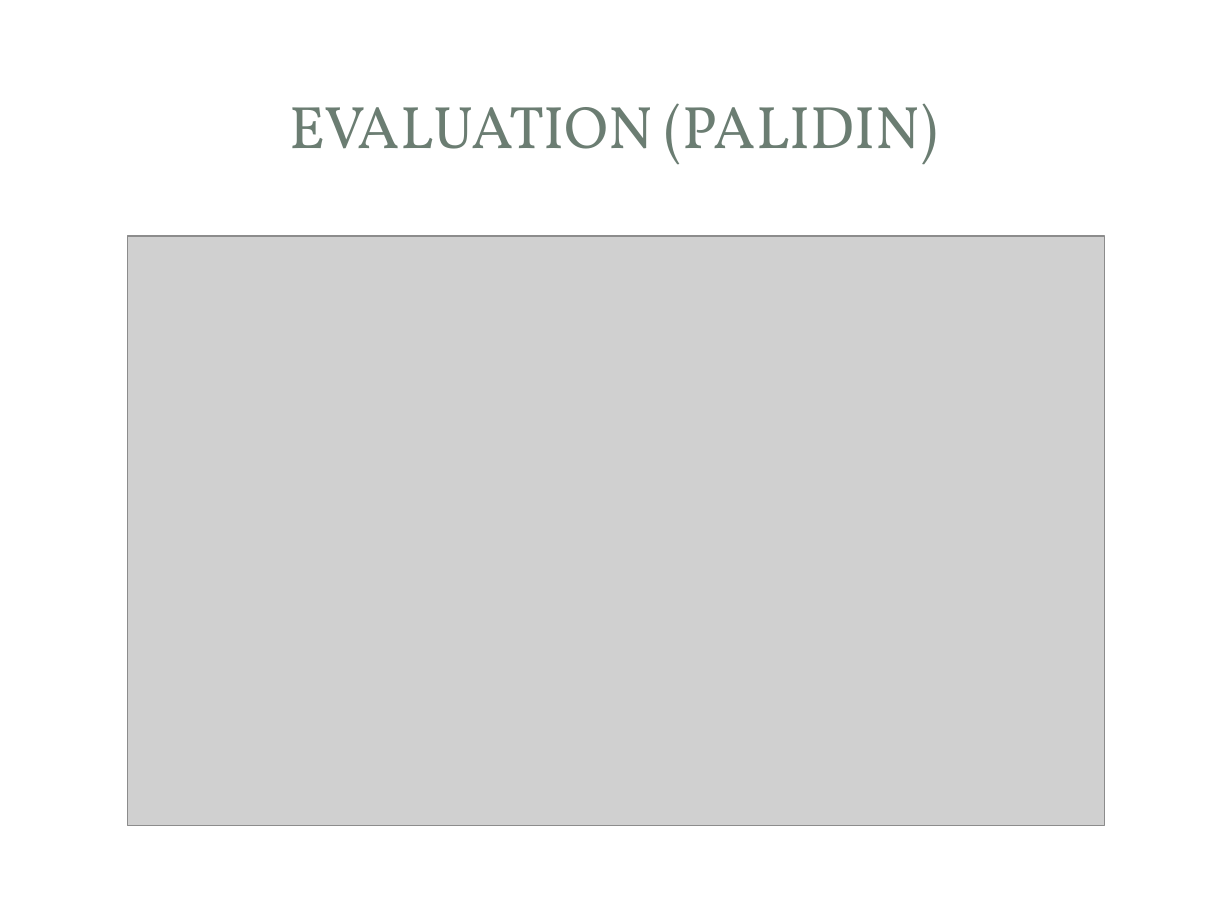
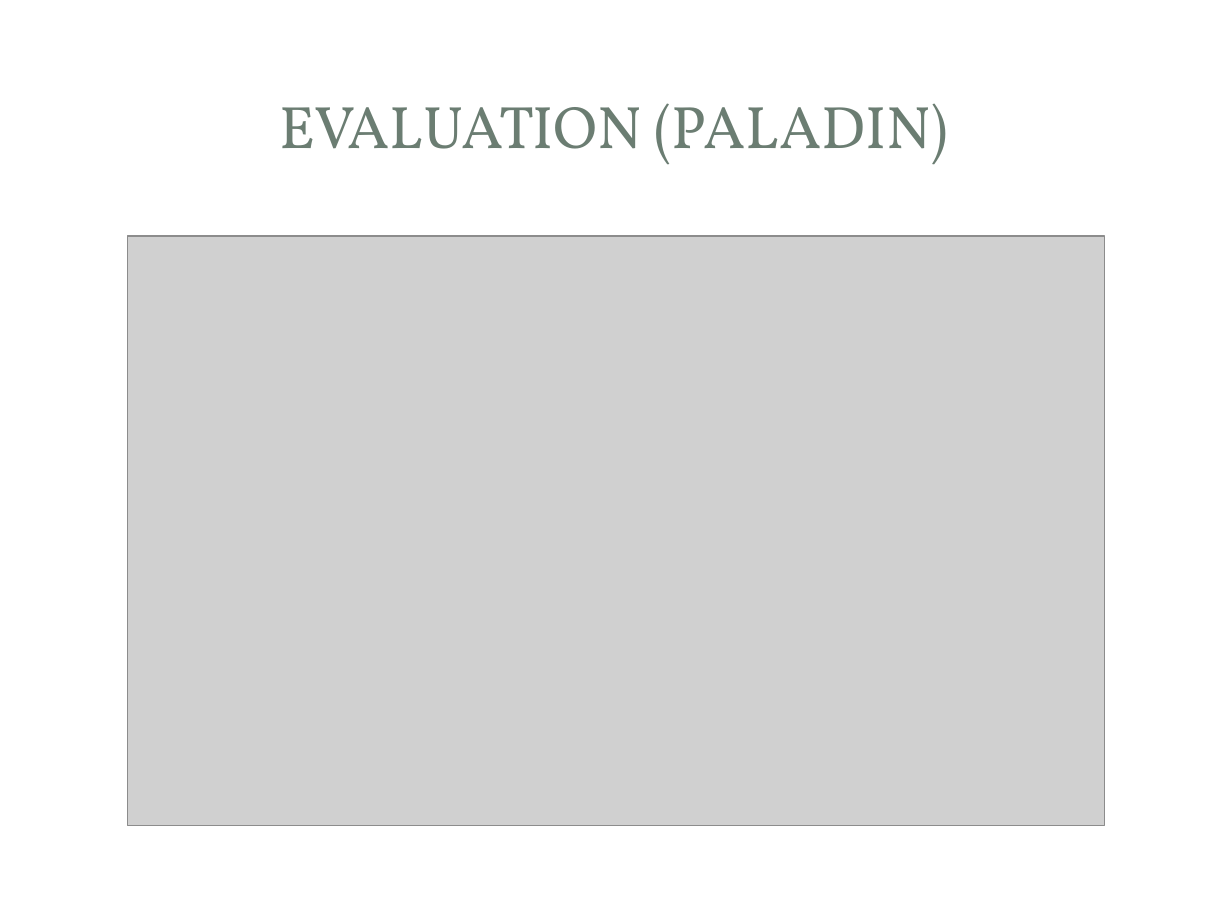
Before and after one commit to mjmalkowski11023/Computer-Security-2013, a slide deck: slide 20 of VMBR_Presentation.pptx. Drawn at 1232x924 pixels with LibreOffice and Linux fonts; fonts in the diff are those of the drawing; grey boxes stand for pictures; background and template pictures are left out. Boxes give left, top, right and bottom in pixels: in the first picture for what was removed or moved away, otherwise in the second. Text is boxed around its words. In the diff, an @@ line names an element or a change of style, - is before the commit and + after.

Commit message:
few more changes

```diff
--- a/VMBR_Presentation.pptx
+++ b/VMBR_Presentation.pptx
@@ title at (x1=279, y1=103, x2=948, y2=164): text changed @@
-EVALUATION (PALIDIN)
+EVALUATION (PALADIN)
```
